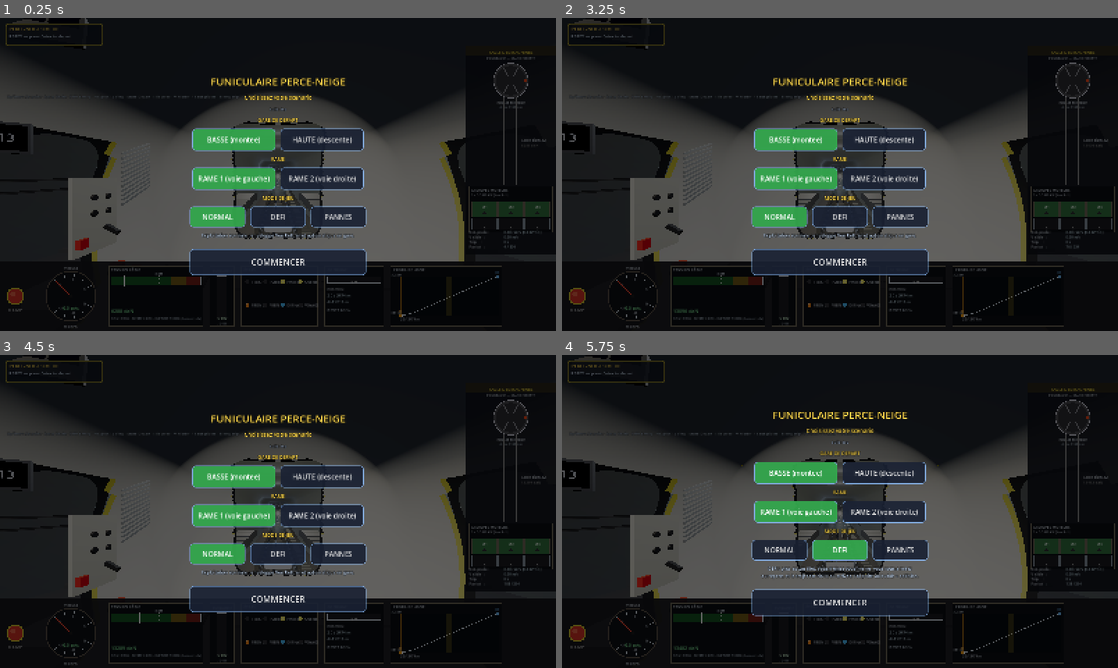
Above: before the commit, frames 1-4 (two rows, left to right).
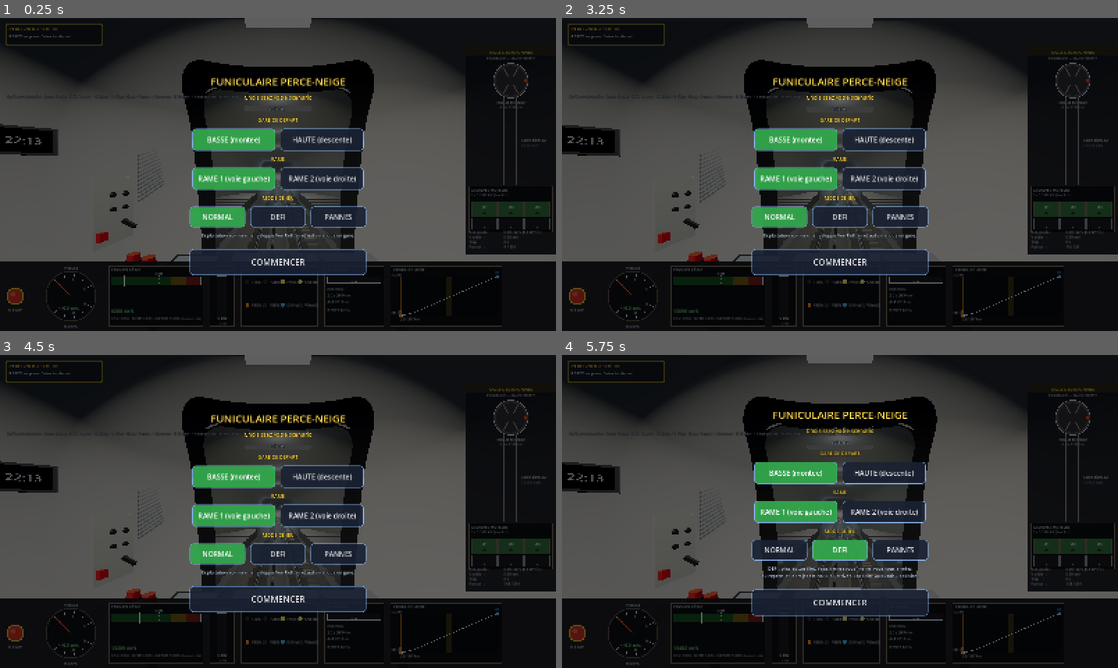
Above: after the commit, the same moments.

Repository: ARP273-ROSE/perce-neige-sim
Game: Godot game, scene res://scenes/main.tscn
Same seed, same stepped clock (60 frames per second), same inputs: the game is played once before the commit and once after it. Sound files missing from this copy of the repository are replaced by a short silence.
Inputs:
- Up to frame 1 (0.25 s): no input
- Up to frame 2 (3.25 s): click "NORMAL" at 0.5 s; click "NORMAL" at 1.25 s; click "BASSE (montee)" at 2 s; click "HAUTE (descente)" at 2.75 s
- Up to frame 3 (4.5 s): click "RAME 1 (voie gauche)" at 3.5 s; click "RAME 2 (voie droite)" at 4.25 s
- Up to frame 4 (5.75 s): click "DEFI" at 5 s

The runs differ from the first frame. In frame 1, 23% of the frame differs, in the area x 0-100%, y 0-78%; in frame 2, 23%; in frame 3, 23%; in frame 4, 24%.

Commit message:
Cockpit : camera a 1,8 m du pare-brise, pupitre contre la vitre, joints interieurs
La camera etait a 2,3 m derriere un pare-brise de 1,4 m (22 degres de
champ) : elle passe a ~1,8 m de la vitre, le pupitre contre son bas comme
sur la photo 095119 ; moniteur, siege, plancher, plafond et mains
courantes suivent ; champ vertical 78. Joints noirs interieurs sur la
doublure autour du pare-brise et des hublots : ils recouvrent le
crenelage des decoupes, visible de pres.

Diff:
--- a/godot_project/scripts/cabin.gd
+++ b/godot_project/scripts/cabin.gd
@@ -201,11 +201,11 @@
 	# étaient centrées sur z=0 et couvraient 97 % du train → 3,5 m de
 	# plancher/plafond en porte-à-faux DEVANT le poste de pilotage, comme
 	# un plongeoir au-dessus de la voie.
-	var z_front: float = -train_length * 0.5 + 2.4    # plancher (sous le pupitre)
+	var z_front: float = -train_length * 0.5 + 0.9    # plancher (jusqu'au bas du pare-brise)
 	# Plafond + bandeau LED : encore plus courts (retour d'essai : « un
 	# plafond qui avance moins vers l'avant au-dessus de nous ») —
 	# 0,4 m devant la caméra seulement, simple casquette.
-	var z_front_ceil: float = -train_length * 0.5 + 3.2
+	var z_front_ceil: float = -train_length * 0.5 + 1.4
 	var z_rear: float = train_length * 0.5 * 0.97
 
 	# Sol cabine — plancher caillebotis sombre (matériau acier mat),
@@ -316,7 +316,7 @@
 	# 2 mains courantes horizontales le long du plafond, à x=±0.35 (au-dessus
 	# de l'aisle). Elles s'arrêtent 0,6 m en retrait du front du plafond
 	# (zone conducteur = pas de main courante dans le vrai cockpit).
-	var rail_z_front: float = -train_length * 0.5 + 3.4
+	var rail_z_front: float = -train_length * 0.5 + 2.6
 	var rail_z_rear: float = train_length * 0.5 * 0.85
 	var car_len_r: float = train_length / float(car_count)
 	for side in [-1.0, 1.0]:
@@ -385,7 +385,7 @@
 	# 0,7 m DEVANT la caméra FPV (z=−12,4) : assez proche pour que le
 	# pupitre occupe le BAS de l'image (retour d'essai : à 1,35 m il
 	# flottait en plein milieu de la vue).
-	var z_console: float = -train_length * 0.5 + 2.9
+	var z_console: float = -train_length * 0.5 + 1.45   # contre le bas du pare-brise (photo 095119)
 	var y_top: float = 0.52                            # hauteur sommet tube
 	var tube_radius: float = 0.090                     # ≈ 18 cm de diamètre
 	var tube_length: float = 1.10                      # 1.10 m de large
@@ -588,7 +588,7 @@
 ## tablette-horloge sur le montant gauche, panneau latéral à boutons avec
 ## levier et boîtier rouge, grille de ventilation à lamelles.
 func _build_cockpit_extras() -> void:
-	var z_console: float = -train_length * 0.5 + 2.9
+	var z_console: float = -train_length * 0.5 + 1.45   # contre le bas du pare-brise (photo 095119)
 	var y_top: float = 0.52
 	var tilt: float = 0.07
 	var red: StandardMaterial3D = StandardMaterial3D.new()
@@ -731,7 +731,7 @@
 	# Accroché juste EN DEDANS du nouveau front du plafond (z_front=−13.6,
 	# cf. _build_floor_ceiling) — avant il pendait à −14.6, au-delà du
 	# plafond raccourci, donc flottait dans le vide.
-	var z_mon: float = -train_length * 0.5 + 2.65
+	var z_mon: float = -train_length * 0.5 + 1.75
 	var bezel_mat: StandardMaterial3D = StandardMaterial3D.new()
 	bezel_mat.albedo_color = Color(0.05, 0.05, 0.06)
 	bezel_mat.roughness = 0.5
@@ -779,7 +779,7 @@
 
 func _build_driver_seat() -> void:
 	# Siège du conducteur, derrière le dashboard
-	var z_seat: float = -train_length * 0.5 + 4.5   # = -11.5
+	var z_seat: float = -train_length * 0.5 + 2.45  # 0,3 m derrière la caméra
 
 	var seat_mat: StandardMaterial3D = StandardMaterial3D.new()
 	seat_mat.albedo_color = Color(0.18, 0.18, 0.22)
@@ -983,12 +983,17 @@
 	# Caméra 1ère personne — position driver dans la zone cockpit
 	camera_fpv = Camera3D.new()
 	camera_fpv.name = "CameraFPV"
-	camera_fpv.fov = 72.0
+	camera_fpv.fov = 78.0
 	camera_fpv.near = 0.05
 	camera_fpv.far = 800.0
 	# Avancée de 0,4 m (retour d'essai 2026-07 : « trop loin du panneau
 	# de commande ») — le pupitre à 0,7 m devant tombe en bas de l'image.
-	camera_fpv.position = Vector3(0.0, 0.85, -train_length * 0.5 + 3.6)
+	# Retour d'essai 2026-09-26 : « le champ de vision est trop étroit, la
+	# vitre est trop petite » — la caméra était à 3,6 m du nez, soit 2,3 m
+	# derrière un pare-brise de 1,4 m (22° de champ). Le vrai conducteur est
+	# à ~1,8 m de la vitre, le pupitre contre son bas : caméra à 2,15 m du
+	# nez, pupitre 0,7 m devant, champ vertical 78°.
+	camera_fpv.position = Vector3(0.0, 0.85, -train_length * 0.5 + 2.15)
 	camera_fpv.rotation = Vector3(0.0, 0.0, 0.0)
 	add_child(camera_fpv)
 
--- a/godot_project/scripts/train_body_builder.gd
+++ b/godot_project/scripts/train_body_builder.gd
@@ -336,7 +336,25 @@
 				(d["glass"] as SurfaceTool).set_material(mats["glass"]); (d["glass"] as SurfaceTool).commit(lm)
 				leaves.append({"mesh": lm, "side": sx, "z_c": z0c + plen * 0.5})
 	if inner:
+		# joints sombres intérieurs autour des hublots (doublure)
+		var st_ri2: SurfaceTool = SurfaceTool.new()
+		st_ri2.begin(Mesh.PRIMITIVE_TRIANGLES)
+		for col2 in cols:
+			var kind2: String = col2["kind"]
+			if kind2 != "win" and kind2 != "door":
+				continue
+			var z0c2: float = col2["z0"]
+			var plen2: float = col2["z1"] - z0c2
+			var hole2: PackedVector2Array = _window_outline(plen2, kind2)
+			for sx in [-1.0, 1.0]:
+				var pt_i: Callable = func(u: float, w: float, lift: float) -> Vector3:
+					return _tube_pt(sx * w / R_BODY, R_BODY - 0.05 + lift, z0c2 + u)
+				var n_i: Callable = func(_u: float, w: float) -> Vector3:
+					return _tube_uw_n(w, sx)
+				_emit_band(st_ri2, _offset_outline(hole2, -TUBE_GASKET_IN),
+					_offset_outline(hole2, 0.12), pt_i, n_i, -0.012)
 		st_body.set_material(mats["lining"]); st_body.commit(mesh)
+		st_ri2.set_material(mats["rubber"]); st_ri2.commit(mesh)
 		return
 	# Fond plat (châssis) entre les échancrures, et plafond des échancrures
 	var xw: float = R_BODY * sin(th_cut)
@@ -470,10 +488,11 @@
 
 ## Point 3D sur l'ellipsoïde de la calotte pour (x, y_rel) frontal, décalé
 ## de `lift` le long de la normale.
-static func _cap_pt(x: float, y_rel: float, z_join: float, dir_z: float, lift: float) -> Vector3:
+static func _cap_pt(x: float, y_rel: float, z_join: float, dir_z: float, lift: float,
+		r: float = R_BODY, l: float = CAP_LEN) -> Vector3:
 	var rho: float = sqrt(x * x + y_rel * y_rel)
-	var t: float = acos(clampf(rho / R_BODY, -1.0, 1.0))
-	var p: Vector3 = Vector3(x, Y_CENTER + y_rel, z_join + dir_z * CAP_LEN * sin(t))
+	var t: float = acos(clampf(rho / r, -1.0, 1.0))
+	var p: Vector3 = Vector3(x, Y_CENTER + y_rel, z_join + dir_z * l * sin(t))
 	return p + _cap_n(x, y_rel, dir_z) * lift
 
 
@@ -618,7 +637,20 @@
 			else:
 				_quad(st_y, p10, p00, p01, p11, n10, n00, n01, n11)
 	if inner:
+		# joint sombre INTÉRIEUR autour du pare-brise : il recouvre le crénelage
+		# de la découpe, vu à bout portant par le conducteur (retour d'essai
+		# 2026-09-26 : « c'est pixelisé le bord »)
+		var st_ri: SurfaceTool = SurfaceTool.new()
+		st_ri.begin(Mesh.PRIMITIVE_TRIANGLES)
+		var pt_in: Callable = func(x: float, y_rel: float, lift: float) -> Vector3:
+			return _cap_pt(x, y_rel, z_join, dir_z, lift, r_cap, l_cap)
+		var n_in: Callable = func(x: float, y_rel: float) -> Vector3:
+			return _cap_n(x, y_rel, dir_z)
+		for w in windows:
+			_emit_band(st_ri, _offset_outline(w, -GASKET_IN), _offset_outline(w, 0.11),
+				pt_in, n_in, -0.012)
 		st_y.set_material(mats["lining"]); st_y.commit(mesh)
+		st_ri.set_material(mats["rubber"]); st_ri.commit(mesh)
 		return
 	# pare-brise : joint + vitre ; portes d'évacuation : liseré sombre seul
 	var pt_fn: Callable = func(x: float, y_rel: float, lift: float) -> Vector3:
Not shown, changed: README.md
Not shown, changed: VERSION
